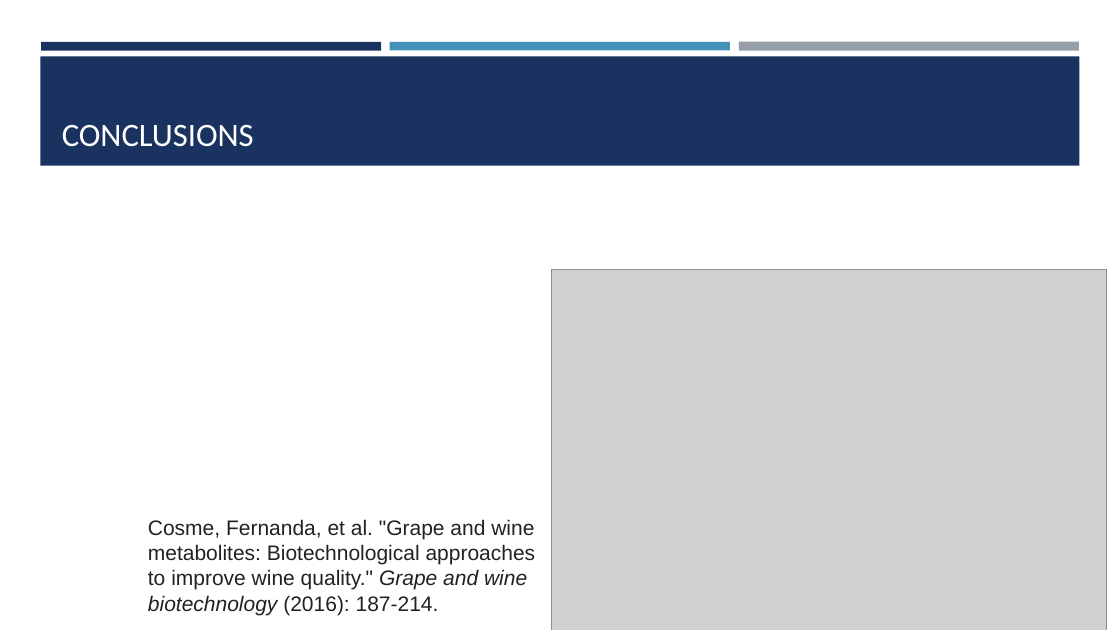
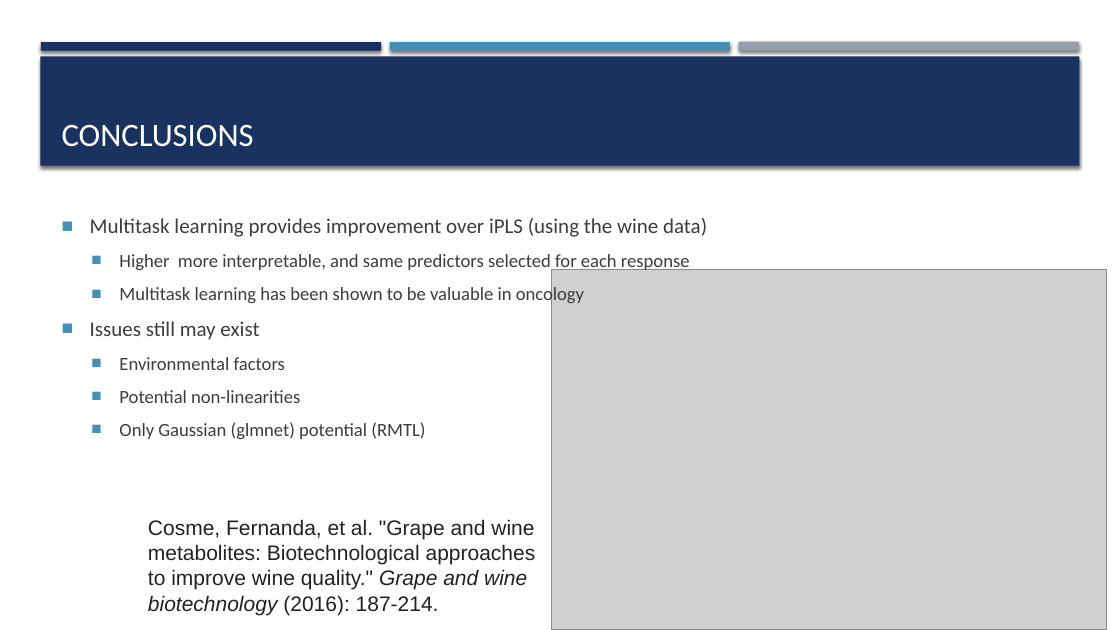
Before and after one commit to kunzmr/WineNMRexample, a slide deck: slide 11 of Wine NMR Multitask Prediction.pptx. Drawn at 1120x630 pixels with LibreOffice and Linux fonts; fonts in the diff are those of the drawing; grey boxes stand for pictures. Boxes give left, top, right and bottom in pixels: in the first picture for what was removed or moved away, otherwise in the second. Text is boxed around its words. In the diff, an @@ line names an element or a change of style, - is before the commit and + after.

```diff
--- a/Wine NMR Multitask Prediction.pptx
+++ b/Wine NMR Multitask Prediction.pptx
@@ shadow on in 4 elements at <box>41,42,381,50</box>, <box>739,42,1079,51</box>, <box>390,42,730,50</box>, <box>40,56,1080,166</box> @@
@@ text added at <box>90,218,707,439</box>, 16 pt, text #3D3D3D @@
+■ Multitask learning provides improvement over iPLS (using the wine data)
+  ■ Higher more interpretable, and same predictors selected for each response
+  ■ Multitask learning has been shown to be valuable in oncology
+■ Issues still may exist
+  ■ Environmental factors
+  ■ Potential non-linearities
+  ■ Only Gaussian (glmnet) potential (RMTL)
```
Also in this commit, not shown: 11 other slides changed.
